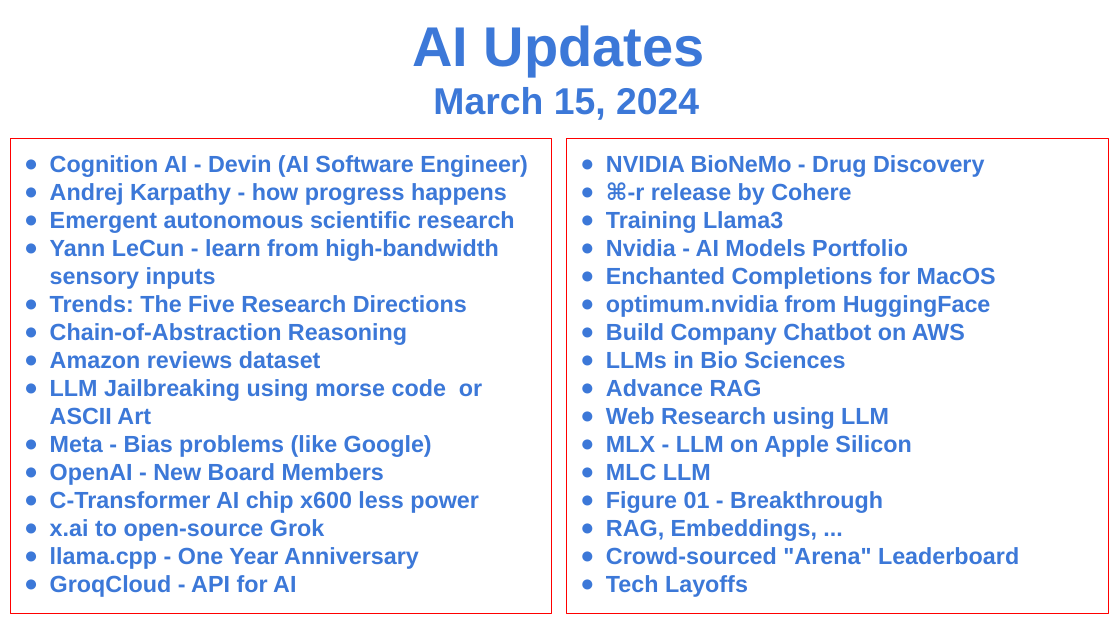
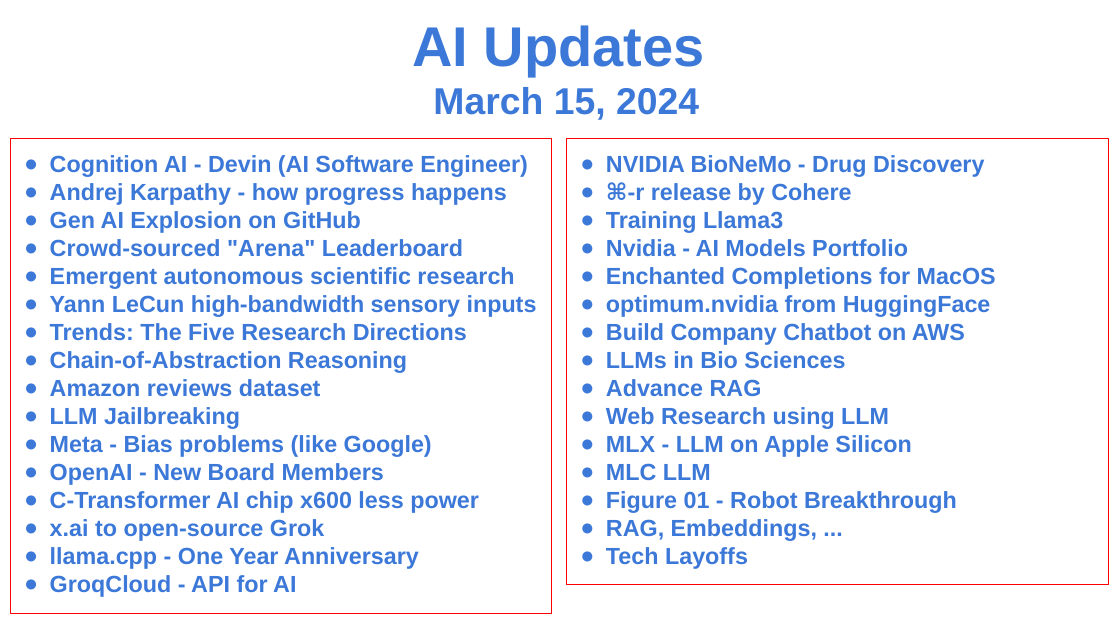
Before and after one commit to lselector/seminar, a slide deck: slide 1 of 2024/2024-03-15-AI-Updates.pptx. Drawn at 1120x630 pixels with LibreOffice and Linux fonts; fonts in the diff are those of the drawing. Boxes give left, top, right and bottom in pixels: in the first picture for what was removed or moved away, otherwise in the second. Text is boxed around its words. In the diff, an @@ line names an element or a change of style, - is before the commit and + after.

```diff
--- a/2024/2024-03-15-AI-Updates.pptx
+++ b/2024/2024-03-15-AI-Updates.pptx
@@ rectangle "NVIDIA BioNeMo - Drug Discovery" resized from (x1=567, y1=138, x2=1108, y2=613) to (x1=567, y1=138, x2=1108, y2=585) @@
@@ text in rectangle at (x1=50, y1=211, x2=463, y2=257): paragraphs added @@
+● Gen AI Explosion on GitHub
+● Crowd-sourced "Arena" Leaderboard
@@ text in rectangle at (x1=50, y1=295, x2=537, y2=317): text changed @@
-● Yann LeCun - learn from high-bandwidth sensory inputs
+● Yann LeCun high-bandwidth sensory inputs
@@ text in rectangle at (x1=50, y1=407, x2=240, y2=429): text changed @@
-● LLM Jailbreaking using morse code or ASCII Art
+● LLM Jailbreaking
@@ text in rectangle at (x1=606, y1=491, x2=957, y2=513): text changed @@
-● Figure 01 - Breakthrough
+● Figure 01 - Robot Breakthrough
@@ text in rectangle at (x1=606, y1=547, x2=1019, y2=565): paragraph removed @@
-● Crowd-sourced "Arena" Leaderboard
```
Also in this commit, not shown: 10 other slides changed, 1 slide added.
